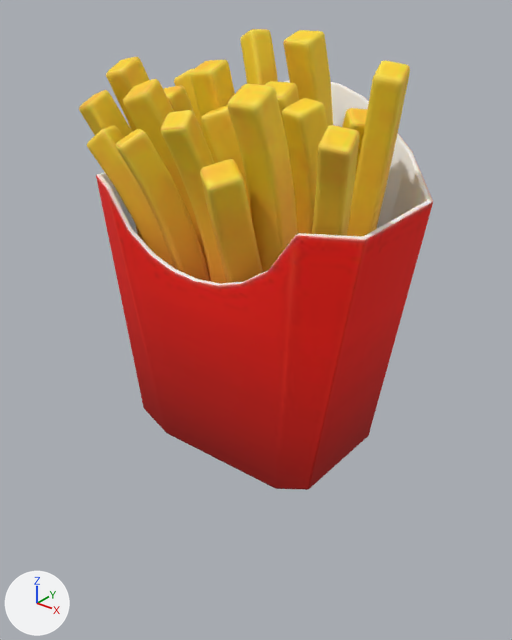
One commit to the glTF model app/src/main/assets/models/Fries.glb: the scene before it, then after it.
The view is the same before and after, from a 50 mm lens placed at (0.216, -0.271, 0.241), pointed at (0.0, 0.0, 0.074). Arrows for +X, +Y and +Z are at lower left; the lights stay in place. Both versions are drawn at frame 1 of the action 'Scene'; the numbers are the values there.

Objects in the first picture: 'Fries_01', 'Fries_02', 'Fries_03', 'Fries_04', 'Fries_05', 'Fries_06', 'Fries_07', 'Fries_08', 'Fries_09', 'Fries_10', 'Fries_11', 'Fries_12', 'Fries_13', 'Fries_14', 'Fries_15', 'Fries_16', 'Fries_17', 'Fries_18', 'Fries_19', 'friesBag'.
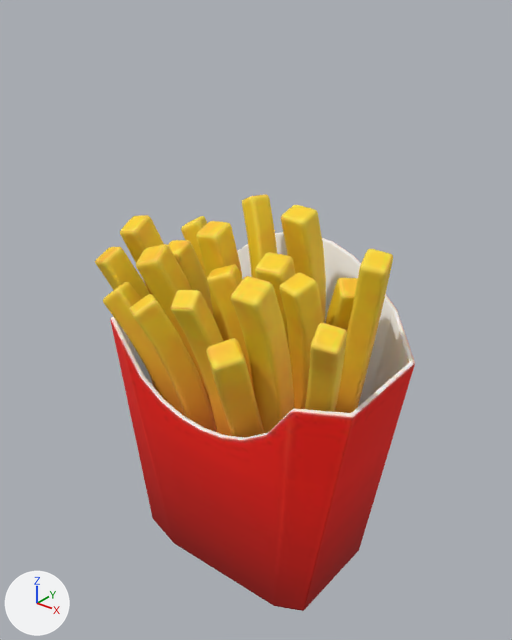
Edits to the bpy script that builds the scene:
```text
Change ob_friesbag:
    ob_friesbag.location: (0.0, 0.0, 0.0) -> (0.0, 0.0, -0.0843)
Change ob_fries_19:
    ob_fries_19.location: (0.0, 0.0, 0.0) -> (0.0, 0.0, -0.0843)
Change ob_fries_18:
    ob_fries_18.location: (0.0, 0.0, 0.0) -> (0.0, 0.0, -0.0843)
Change ob_fries_17:
    ob_fries_17.location: (0.0, 0.0, 0.0) -> (0.0, 0.0, -0.0843)
Change ob_fries_16:
    ob_fries_16.location: (0.0, 0.0, 0.0) -> (0.0, 0.0, -0.0843)
Change ob_fries_15:
    ob_fries_15.location: (0.0, 0.0, 0.0) -> (0.0, 0.0, -0.0843)
Change ob_fries_14:
    ob_fries_14.location: (0.0, 0.0, 0.0) -> (0.0, 0.0, -0.0843)
Change ob_fries_13:
    ob_fries_13.location: (0.0, 0.0, 0.0) -> (0.0, 0.0, -0.0843)
Change ob_fries_12:
    ob_fries_12.location: (0.0, 0.0, 0.0) -> (0.0, 0.0, -0.0843)
Change ob_fries_11:
    ob_fries_11.location: (0.0, 0.0, 0.0) -> (0.0, 0.0, -0.0843)
Change ob_fries_10:
    ob_fries_10.location: (0.0, 0.0, 0.0) -> (0.0, 0.0, -0.0843)
Change ob_fries_09:
    ob_fries_09.location: (0.0, 0.0, 0.0) -> (0.0, 0.0, -0.0843)
Change ob_fries_08:
    ob_fries_08.location: (0.0, 0.0, 0.0) -> (0.0, 0.0, -0.0843)
Change ob_fries_07:
    ob_fries_07.location: (0.0, 0.0, 0.0) -> (0.0, 0.0, -0.0843)
Change ob_fries_06:
    ob_fries_06.location: (0.0, 0.0, 0.0) -> (0.0, 0.0, -0.0843)
Change ob_fries_05:
    ob_fries_05.location: (0.0, 0.0, 0.0) -> (0.0, 0.0, -0.0843)
Change ob_fries_04:
    ob_fries_04.location: (0.0, 0.0, 0.0) -> (0.0, 0.0, -0.0843)
Change ob_fries_03:
    ob_fries_03.location: (0.0, 0.0, 0.0) -> (0.0, 0.0, -0.0843)
Change ob_fries_02:
    ob_fries_02.location: (0.0, 0.0, 0.0) -> (0.0, 0.0, -0.0843)
Change ob_fries_01:
    ob_fries_01.location: (0.0, 0.0, 0.0) -> (0.0, 0.0, -0.0843)
```

Changed parts and their boxes (x1, y1, x2, y2) in the pictures (512 x 640 px):
'friesBag', moved: before (96, 80, 433, 490); after (110, 232, 415, 611)
'Fries_17', moved: before (228, 84, 298, 272); after (231, 276, 294, 433)
'Fries_19', moved: before (347, 60, 410, 236); after (335, 249, 393, 413)
'Fries_08', moved: before (116, 129, 210, 281); after (130, 294, 217, 432)
'Fries_12', moved: before (200, 159, 263, 283); after (206, 338, 264, 437)
'Fries_16', moved: before (282, 98, 328, 234); after (279, 273, 324, 409)
'Fries_11', moved: before (161, 110, 227, 283); after (171, 290, 232, 436)
'Fries_18', moved: before (312, 125, 359, 236); after (305, 323, 347, 412)
'Fries_05', moved: before (87, 125, 174, 267); after (103, 282, 183, 415)
'Fries_14', moved: before (283, 30, 333, 126); after (281, 205, 326, 323)
'Fries_06', moved: before (123, 79, 212, 282); after (136, 244, 217, 430)
'Fries_07', moved: before (190, 60, 235, 163); after (196, 221, 242, 341)
'Fries_10', moved: before (240, 29, 278, 85); after (242, 194, 277, 278)
'Fries_09', moved: before (202, 105, 252, 218); after (207, 264, 254, 391)
'Fries_01', moved: before (79, 90, 142, 239); after (95, 247, 156, 389)
'Fries_02', moved: before (106, 57, 150, 132); after (120, 215, 164, 295)
'Fries_13', moved: before (265, 81, 299, 165); after (255, 252, 295, 354)
'Fries_04', moved: before (163, 85, 195, 114); after (168, 240, 214, 317)
'Fries_15', moved: before (342, 108, 368, 177); after (325, 278, 358, 331)
'Fries_03', moved: before (174, 69, 203, 132); after (181, 216, 208, 283)
